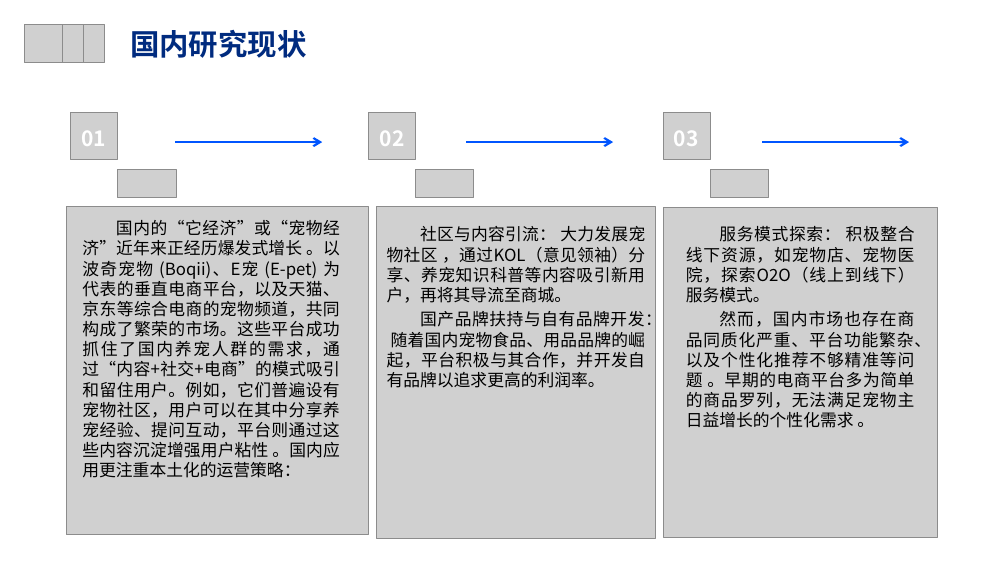
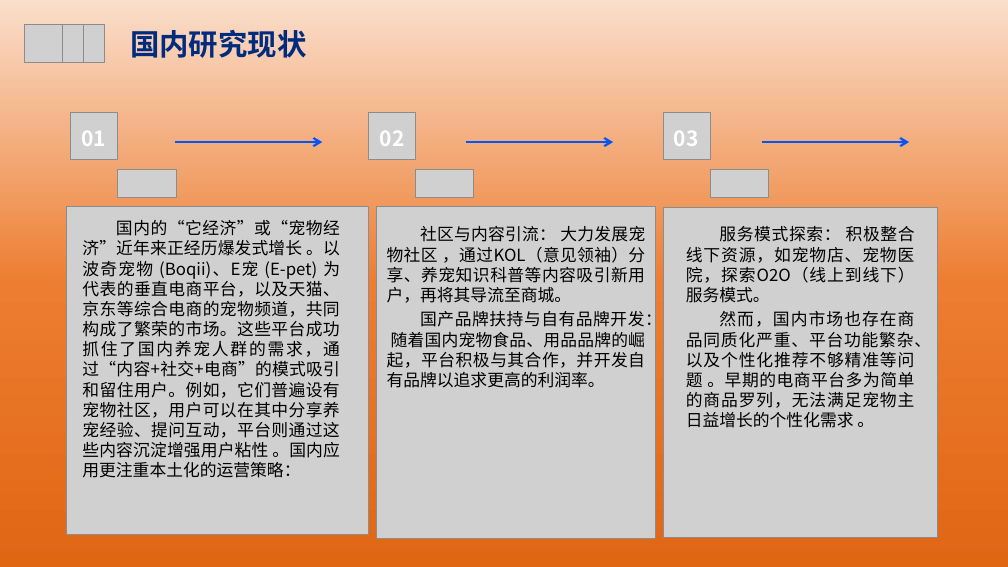
Before and after one commit to fish68517/VUE-SpringBoot-Mysql, a slide deck: slide 6 of doc/星落宠物用品销售网站-开题报告答辩PPT.pptx. Drawn at 1008x567 pixels with LibreOffice and Linux fonts; fonts in the diff are those of the drawing; grey boxes stand for pictures; background and template pictures are left out. Boxes give left, top, right and bottom in pixels: in the first picture for what was removed or moved away, otherwise in the second. Text is boxed around its words. In the diff, an @@ line names an element or a change of style, - is before the commit and + after.

```diff
--- a/doc/星落宠物用品销售网站-开题报告答辩PPT.pptx
+++ b/doc/星落宠物用品销售网站-开题报告答辩PPT.pptx
@@ background picture (left out) to gradient #FADECB to #ED7D31 to #E06614 @@
```
Also in this commit, not shown: 18 other slides changed.
